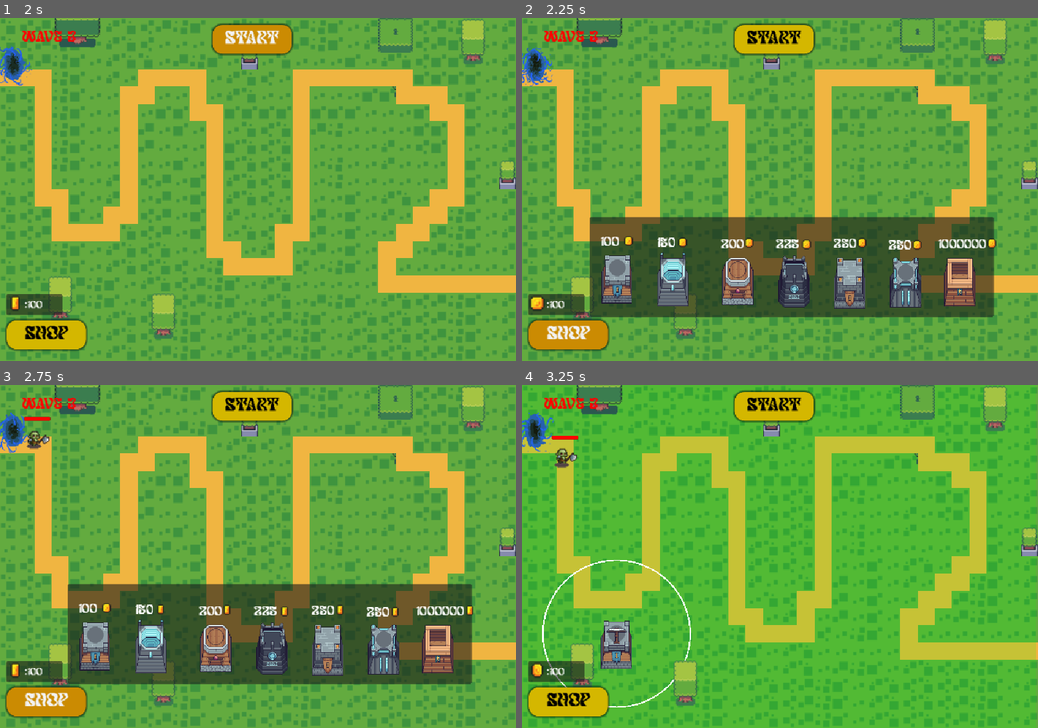
Above: before the commit, frames 1-4 (two rows, left to right).
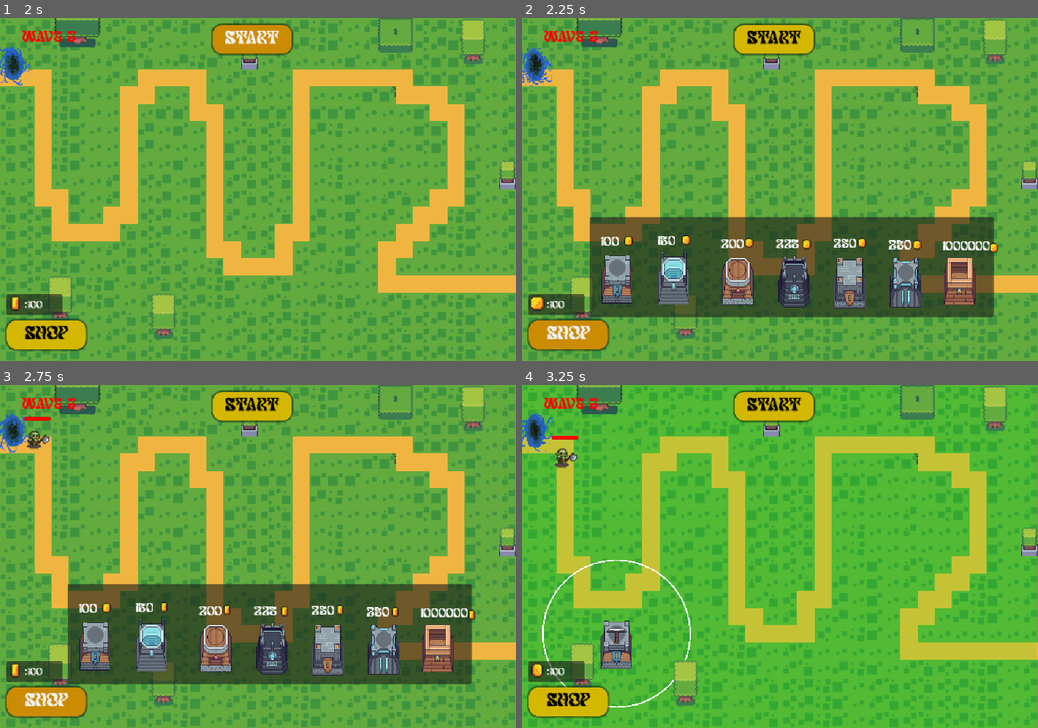
Above: after the commit, the same moments.

Repository: NNKD-Kevin/tower-defense
Game: Godot game, scene res://scenes/main.tscn
The game is run twice, just before and just after one commit, with the same random seed, the same clock (stepped at 60 frames per second) and the same inputs.
Inputs:
- Up to frame 1 (2 s): click "Start" at 0.5 s; click "Start" at 1.25 s
- Up to frame 2 (2.25 s): click "Shop" at 2 s
- Up to frame 3 (2.75 s): no input
- Up to frame 4 (3.25 s): click "100" at 2.75 s

Frame 1 is identical in both runs. In frame 2, 1.5% of the frame differs, in the area x 26-93%, y 63-85%; in frame 3, 1.5%; in frame 4, nothing differs.

Commit message:
Update main.tscn
just small change in size in the tower buttons so it will be same for all towers

Diff:
--- a/tower-defense/scenes/main.tscn
+++ b/tower-defense/scenes/main.tscn
@@ -1058,7 +1058,7 @@
 
 [sub_resource type="AtlasTexture" id="AtlasTexture_d2pp6"]
 atlas = ExtResource("7_ya4ey")
-region = Rect2(0, 0, 64.54001, 192)
+region = Rect2(0, 64, 62, 128)
 
 [sub_resource type="StyleBoxEmpty" id="StyleBoxEmpty_o5tgd"]
 
@@ -1123,7 +1123,7 @@
 
 [sub_resource type="AtlasTexture" id="AtlasTexture_v5gy4"]
 atlas = ExtResource("12_jkv2x")
-region = Rect2(0, 0, 64.80002, 192)
+region = Rect2(0.7999878, 64, 64.8, 128)
 
 [node name="Node2D2" type="Node2D" unique_id=1826028556]
 script = ExtResource("1_tbgi4")
@@ -1231,10 +1231,10 @@
 
 [node name="tower2" type="Button" parent="CanvasLayer/Panel" unique_id=86148371]
 layout_mode = 0
-offset_left = 137.0
-offset_top = -14.0
-offset_right = 209.0
-offset_bottom = 186.0
+offset_left = 139.0
+offset_top = 50.0
+offset_right = 203.0
+offset_bottom = 181.0
 theme_override_styles/normal = SubResource("StyleBoxEmpty_0sxyj")
 theme_override_styles/pressed = SubResource("StyleBoxEmpty_muem4")
 theme_override_styles/hover = SubResource("StyleBoxEmpty_dp3eg")
@@ -1248,16 +1248,16 @@
 anchor_top = -1.2360001
 anchor_right = 1.626
 anchor_bottom = -1.2360001
-offset_left = -117.07201
-offset_top = 303.2
-offset_right = -72.07201
-offset_bottom = 331.2
+offset_left = -106.06401
+offset_top = 149.91602
+offset_right = -61.06401
+offset_bottom = 177.91602
 theme_override_fonts/font = ExtResource("5_tefeu")
 theme_override_font_sizes/font_size = 25
 text = "100"
 
 [node name="AnimatedSprite2D" type="AnimatedSprite2D" parent="CanvasLayer/Panel/tower2" unique_id=592915719]
-position = Vector2(52, 66.000015)
+position = Vector2(57, -2.9999847)
 scale = Vector2(2.25, 1.9999981)
 sprite_frames = SubResource("SpriteFrames_tbgi4")
 autoplay = "default"
@@ -1402,7 +1402,7 @@
 [node name="tower8" type="Button" parent="CanvasLayer/Panel" unique_id=454157653]
 layout_mode = 0
 offset_left = 721.0
-offset_top = -10.0
+offset_top = 52.0
 offset_right = 785.0
 offset_bottom = 182.0
 theme_override_styles/normal = SubResource("StyleBoxEmpty_qbdty")
@@ -1418,16 +1418,16 @@
 anchor_top = -1.2360001
 anchor_right = 1.626
 anchor_bottom = -1.2360001
-offset_left = -116.064
-offset_top = 292.312
-offset_right = -71.064
-offset_bottom = 320.312
+offset_left = -108.064
+offset_top = 157.68
+offset_right = -63.064003
+offset_bottom = 185.68
 theme_override_fonts/font = ExtResource("5_tefeu")
 theme_override_font_sizes/font_size = 25
 text = "100"
 
 [node name="AnimatedSprite2D" type="AnimatedSprite2D" parent="CanvasLayer/Panel/tower8" unique_id=1621791308]
-position = Vector2(97, 64.000015)
+position = Vector2(101, 11.000015)
 scale = Vector2(2.25, 1.9999981)
 sprite_frames = SubResource("SpriteFrames_tbgi4")
 autoplay = "default"
